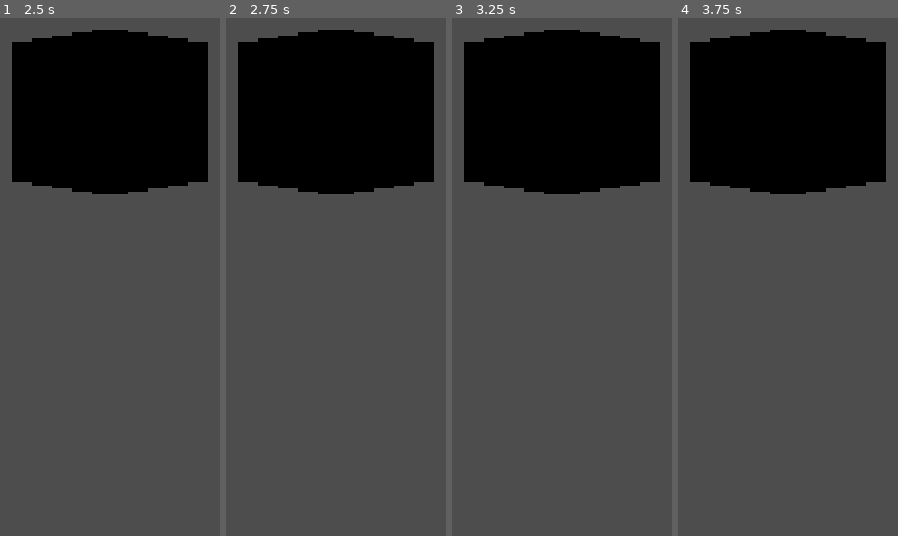
Above: before the commit, frames 1-4 (left to right).
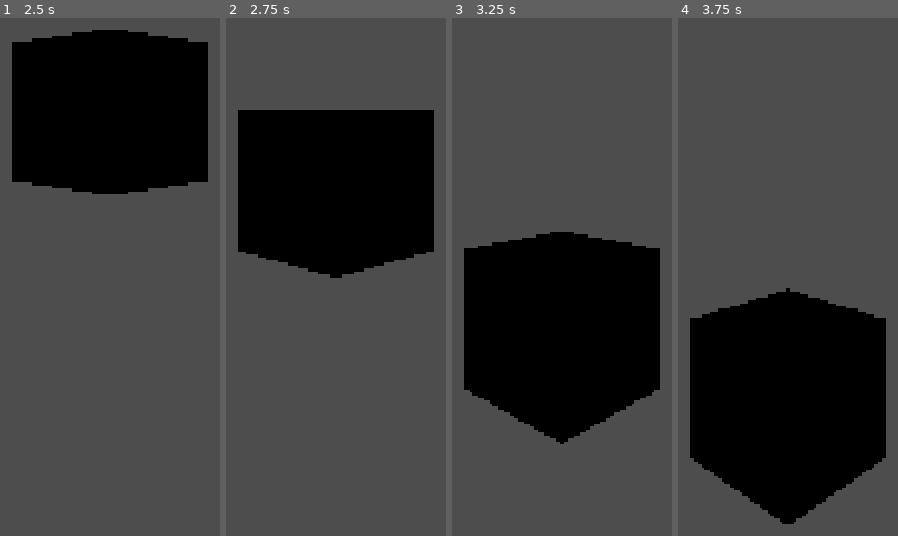
Above: after the commit, the same moments.

Repository: jepalmer2/godot-logic-nodes
Game: Godot game, scene res://scenes/sandbox.tscn
Two runs of this game, one before a commit and one after it. Both use one fixed random seed, a clock stepped at 60 frames per second and the inputs below. The project has no main scene, so this scene is started directly.
Inputs (mouse positions are in pixels of both pictures, inside the frame that each line leads up to):
- Up to frame 1 (2.5 s): tap Enter at 0.5 s; move the mouse to (outside the picture) at 0.52 s; click (outside the picture) at 0.67 s; drag from (outside the picture) to (30, 292) at 1.27 s; move the mouse to (outside the picture) at 2.02 s; click (outside the picture) at 2.17 s
- Up to frame 2 (2.75 s): no input
- Up to frame 3 (3.25 s): drag from (482, 292) to (outside the picture) at 2.77 s
- Up to frame 4 (3.75 s): move the mouse to (outside the picture) at 3.52 s; click (outside the picture) at 3.67 s

Frame 1 is identical in both runs. In frame 2, 26% of the frame differs, in the area x 5-95%, y 2-51%; in frame 3, 57%; in frame 4, 58%, in the area x 5-95%, y 2-98%.

Commit message:
Fix sandbox ping-pong loop: one LogicMove driven by two relays
Remove LogicMove2 (both movers were fighting over the same mesh) and
chain on fully_opened/fully_closed instead of opening: LogicRelay
(0.5s) closes the mover after it opens, LogicRelay2 (0.5s) reopens it
after it closes.

Co-Authored-By: Claude Opus 5.5 (1M context) <noreply@anthropic.com>

Diff:
--- a/scenes/sandbox.tscn
+++ b/scenes/sandbox.tscn
@@ -11,16 +11,16 @@
 target = NodePath("../LogicMove")
 input = &"open"
 
+[sub_resource type="Resource" id="Resource_j6lu3"]
+script = ExtResource("2_j6lu3")
+output = &"fully_opened"
+target = NodePath("../LogicRelay")
+input = &"trigger"
+
 [sub_resource type="Resource" id="Resource_16ffl"]
 script = ExtResource("2_j6lu3")
-output = &"opening"
+output = &"fully_closed"
 target = NodePath("../LogicRelay2")
-input = &"trigger"
-
-[sub_resource type="Resource" id="Resource_j6lu3"]
-script = ExtResource("2_j6lu3")
-output = &"opening"
-target = NodePath("../LogicRelay")
 input = &"trigger"
 
 [sub_resource type="BoxMesh" id="BoxMesh_esf6n"]
@@ -34,8 +34,8 @@
 [sub_resource type="Resource" id="Resource_tpt06"]
 script = ExtResource("2_j6lu3")
 output = &"triggered"
-target = NodePath("../LogicMove2")
-input = &"open"
+target = NodePath("../LogicMove")
+input = &"close"
 
 [node name="Sandbox" type="Node3D" unique_id=413556873]
 
@@ -45,19 +45,11 @@
 outputs = Array[ExtResource("2_j6lu3")]([SubResource("Resource_a8pr3")])
 metadata/_custom_type_script = "uid://vuaeexo85ca3"
 
-[node name="LogicMove2" type="Node3D" parent="." unique_id=748746659 node_paths=PackedStringArray("target")]
-transform = Transform3D(1, 0, 0, 0, 1, 0, 0, 0, 1, -2, 0, 0)
-script = ExtResource("2_a8pr3")
-target = NodePath("../MeshInstance3D")
-move_offset = Vector3(0, -2, 0)
-outputs = Array[ExtResource("2_j6lu3")]([SubResource("Resource_16ffl")])
-metadata/_custom_type_script = "uid://emtwy0ew6w51"
-
 [node name="LogicMove" type="Node3D" parent="." unique_id=1537456570 node_paths=PackedStringArray("target")]
 transform = Transform3D(1, 0, 0, 0, 1, 0, 0, 0, 1, -1, 0, 0)
 script = ExtResource("2_a8pr3")
 target = NodePath("../MeshInstance3D")
-outputs = Array[ExtResource("2_j6lu3")]([SubResource("Resource_j6lu3")])
+outputs = Array[ExtResource("2_j6lu3")]([SubResource("Resource_j6lu3"), SubResource("Resource_16ffl")])
 metadata/_custom_type_script = "uid://emtwy0ew6w51"
 
 [node name="MeshInstance3D" type="MeshInstance3D" parent="." unique_id=341975016]
@@ -70,12 +62,13 @@
 [node name="LogicRelay2" type="Node3D" parent="." unique_id=777089653]
 transform = Transform3D(1, 0, 0, 0, 1, 0, 0, 0, 1, -1, 0, -2)
 script = ExtResource("4_j6lu3")
-delay = 1.0
+delay = 0.5
 outputs = Array[ExtResource("2_j6lu3")]([SubResource("Resource_17a3a")])
 metadata/_custom_type_script = "uid://cg45ne438c6tw"
 
 [node name="LogicRelay" type="Node3D" parent="." unique_id=1401234865]
 transform = Transform3D(1, 0, 0, 0, 1, 0, 0, 0, 1, -1, 0, 2)
 script = ExtResource("4_j6lu3")
+delay = 0.5
 outputs = Array[ExtResource("2_j6lu3")]([SubResource("Resource_tpt06")])
 metadata/_custom_type_script = "uid://cg45ne438c6tw"
